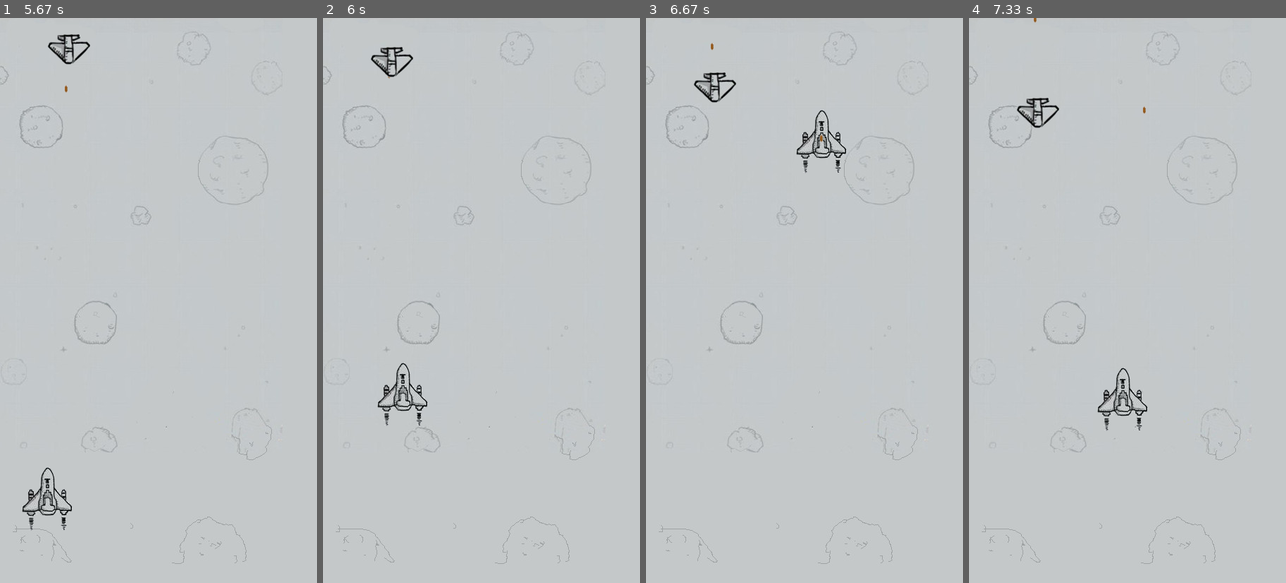
Above: before the commit, frames 1-4 (left to right).
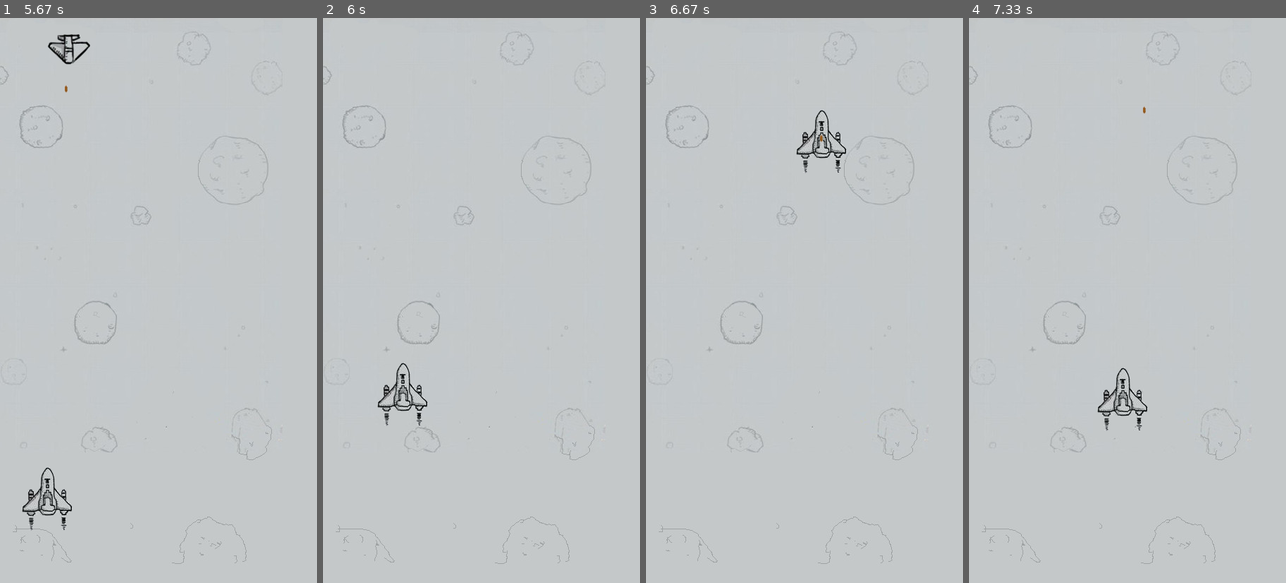
Above: after the commit, the same moments.

Repository: HappyRocky/pythonAI
Game: pygame game, started from pygame/aircraft/aircraft_main.py
Two runs of this game, one before a commit and one after it. Both use one fixed random seed, a clock stepped at 60 frames per second and the inputs below.
Inputs (mouse positions are in pixels of both pictures, inside the frame that each line leads up to):
- Up to frame 1 (5.67 s): click (158, 300) at 0.38 s; click (190, 424) at 0.72 s; click (272, 498) at 1.05 s; click (82, 187) at 1.38 s; click (158, 368) at 1.72 s; click (114, 181) at 2.05 s; click (269, 447) at 2.38 s; click (53, 357) at 2.72 s; click (66, 193) at 3.05 s; click (82, 402) at 3.38 s; click (272, 430) at 3.72 s; click (63, 509) at 4.05 s; click (60, 334) at 4.38 s; click (177, 458) at 4.72 s; click (215, 486) at 5.05 s; click (47, 498) at 5.38 s
- Up to frame 2 (6 s): click (402, 396) at 5.72 s
- Up to frame 3 (6.67 s): click (905, 176) at 6.05 s; click (820, 142) at 6.38 s
- Up to frame 4 (7.33 s): click (1038, 102) at 6.72 s; click (1121, 402) at 7.05 s

Frame 1 is identical in both runs. In frame 2, 0.3% of the frame differs, in the area x 15-29%, y 5-11%; in frame 3, 0.3%, in the area x 15-29%, y 4-15%; in frame 4, 0.3%.

Commit message:
增加飞机与子弹的碰撞消失

Diff:
--- a/pygame/aircraft/aircraft_main.py
+++ b/pygame/aircraft/aircraft_main.py
@@ -30,13 +30,14 @@
     # 飞机及子弹运动
     plane.move(x, y)
 
-    # 飞机及子弹显示
-    plane.show(screen)
-
     # 敌机运动
     enemy_launcher.move()
 
-    # 敌机显示
+    # 碰撞消失
+    enemy_launcher.hit(plane.bullet_launcher.bullet_list)
+
+    #  显示
+    plane.show(screen)
     enemy_launcher.show_enemys(screen)
 
     # 刷新
--- a/pygame/aircraft/enemy.py
+++ b/pygame/aircraft/enemy.py
@@ -41,3 +41,14 @@
         y = self.y - self.image.get_height() / 2
         # 显示
         screen.blit(self.image, (x, y))
+
+    def has_hit_bullet(self, bullet):
+        '''
+        是否撞到了子弹
+        '''
+
+        # 只要子弹位于敌机的矩形图片内，便认为相撞了
+        if abs(bullet.x - self.x) <  self.image.get_width() / 2\
+        and abs(bullet.y - self.y) <  self.image.get_height() / 2:
+            return True
+        return False
--- a/pygame/aircraft/enemy_launcher.py
+++ b/pygame/aircraft/enemy_launcher.py
@@ -44,6 +44,22 @@
             self.time = 0
             self.period = random.randint(self.period_scope[0], self.period_scope[1])
 
+    def hit(self, bullet_list):
+        '''
+        所有敌机和所有子弹进行判断是否相撞。如果相撞，则子弹与敌机同时消失。
+        '''
+        new_enemy_list = []
+        for enemy in self.enemy_list:
+            has_hit = False # 默认没有相撞
+            for bullet in bullet_list: # 与每个子弹进行判断
+                if enemy.has_hit_bullet(bullet): # 如果撞到了
+                    bullet_list.remove(bullet) # 子弹消失
+                    has_hit = True
+                    break
+            if not has_hit: # 如果没有被撞
+                new_enemy_list.append(enemy) # 加入到新list中
+        self.enemy_list = new_enemy_list
+
     def show_enemys(self, screen):
         '''
         将敌机显示在屏幕上
